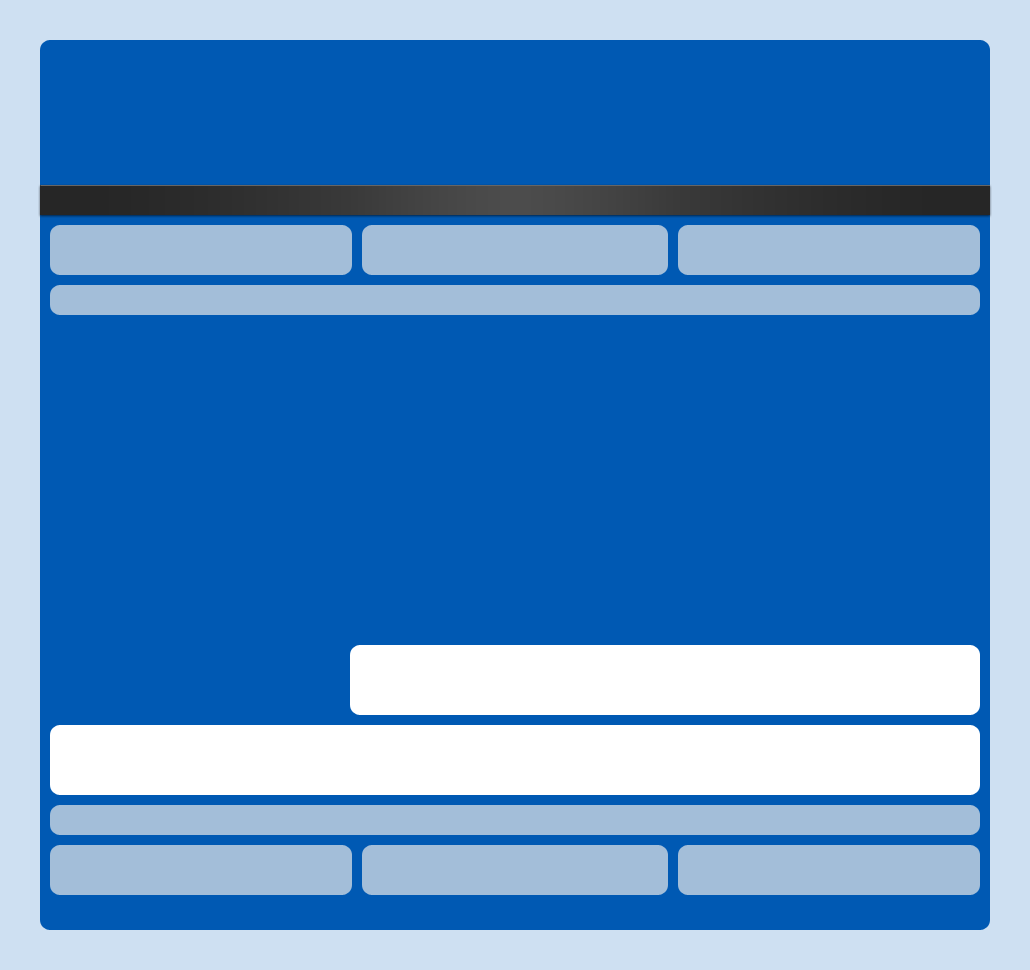
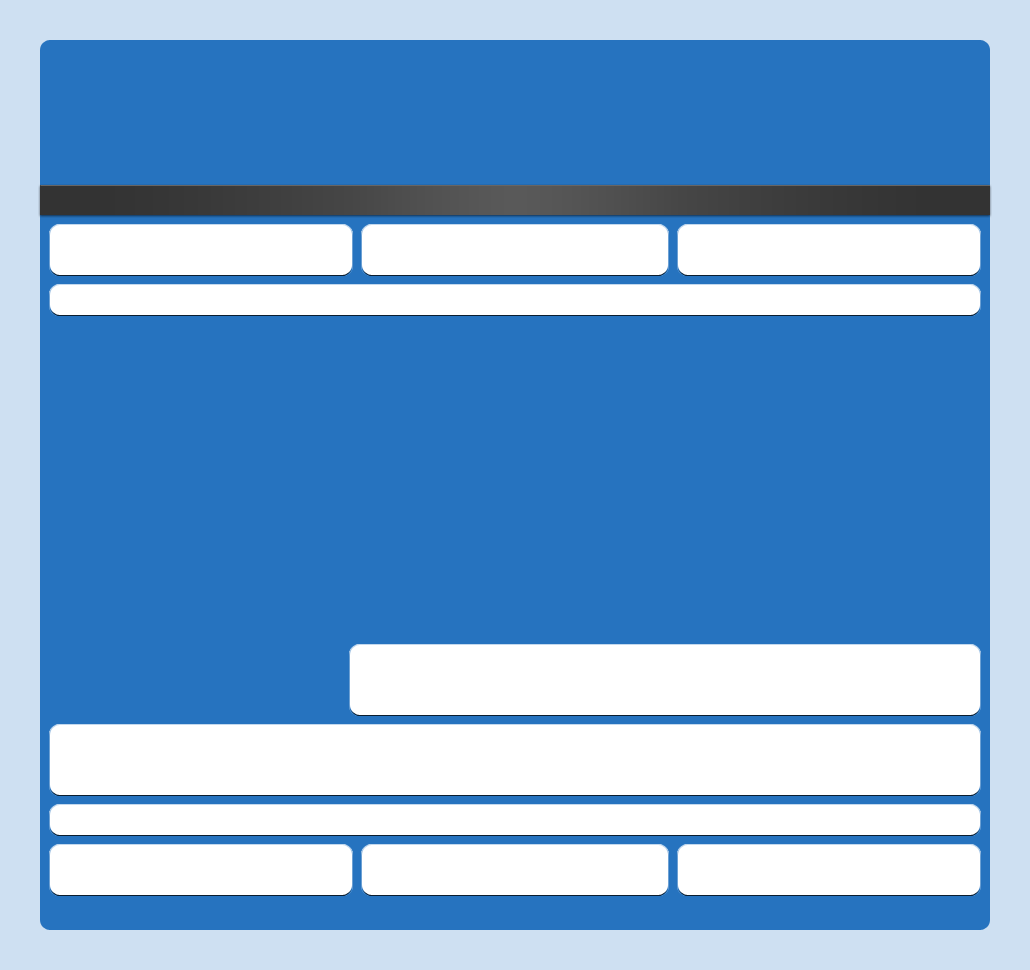
Two versions of the same layered image (1030 x 970). Layer-by-layer changes:
pixels changed over [left=40, top=40, right=990, bottom=930] (layer not identified)
